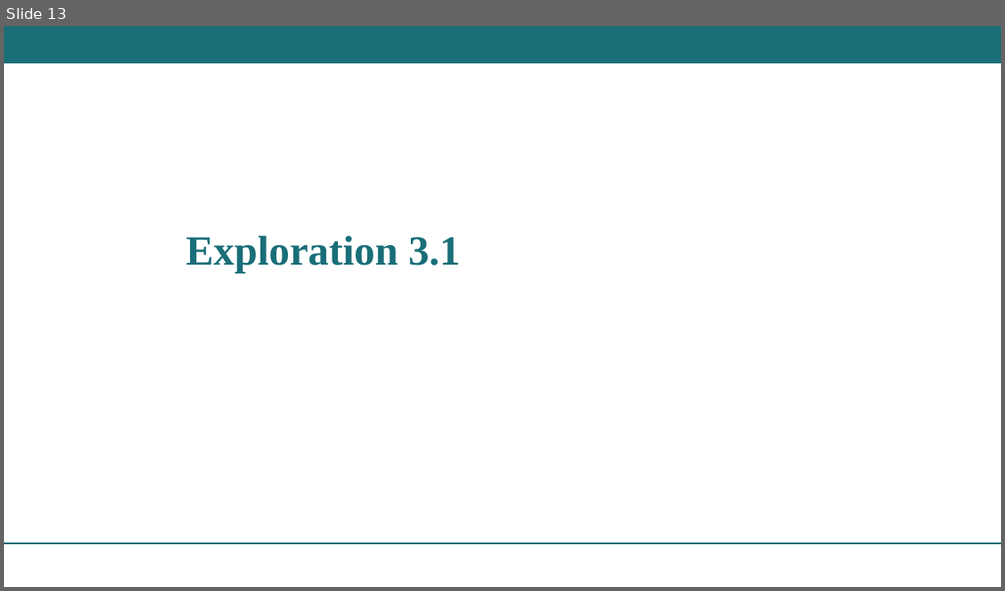
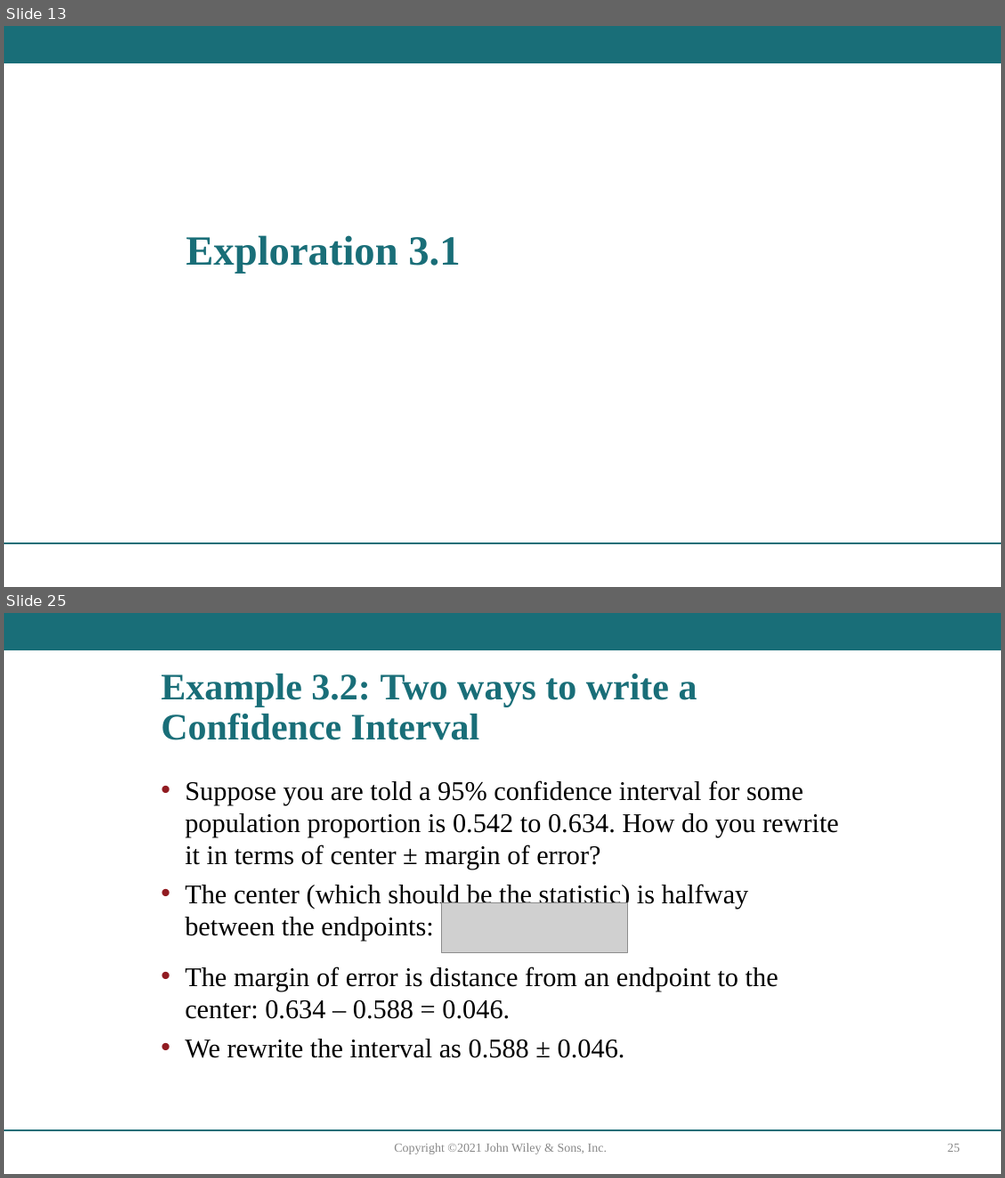
Before and after one commit to sroscoe2/MATH-104, a slide deck: Slides/Ch3.1-Roscoe26.pptx. Shown one above the other, each under a label of ours: slide 13 before the commit, slides 13 and 25 after it; the slides between them are not shown. The pictures are 1005x591 and 1005x1178 pixels, drawn with LibreOffice and Linux fonts; fonts in the diff are those of the drawing; grey boxes stand for pictures. Boxes give left, top, right and bottom in pixels: in the first picture for what was removed or moved away, otherwise in the second. Text is boxed around its words. In the diff, an @@ line names an element or a change of style, - is before the commit and + after.

```diff
--- a/Slides/Ch3.1-Roscoe26.pptx
+++ b/Slides/Ch3.1-Roscoe26.pptx
@@ slide 25 added at <box>4,613,1001,1174</box>, background #FFFFFF; not listed: 2 template elements that a slide beside it also shows @@
@@ title added at <box>161,674,697,740</box>, 36 pt, text #196E78, bold @@
+Example 3.2: Two ways to write a Confidence Interval
@@ text added at <box>185,780,839,941</box>, 26 pt, text #000000 @@
+• Suppose you are told a 95% confidence interval for some population proportion is 0.542 to 0.634. How do you rewrite it in terms of center ± margin of error?
+• The center (which should be the statistic) is halfway between the endpoints:
@@ picture added at <box>442,903,628,952</box> @@
@@ text added at <box>185,966,778,1058</box>, 26 pt, text #000000 @@
+• The margin of error is distance from an endpoint to the center: 0.634 – 0.588 = 0.046.
+• We rewrite the interval as 0.588 ± 0.046.
@@ text added at <box>394,1143,607,1154</box>, 12 pt, text #888888 @@
+Copyright ©2021 John Wiley & Sons, Inc.
@@ page number added at <box>947,1143,960,1151</box>, 12 pt, text #888888 @@
+25
```
Also in this commit, not shown: 14 other slides added, 1 other file.
